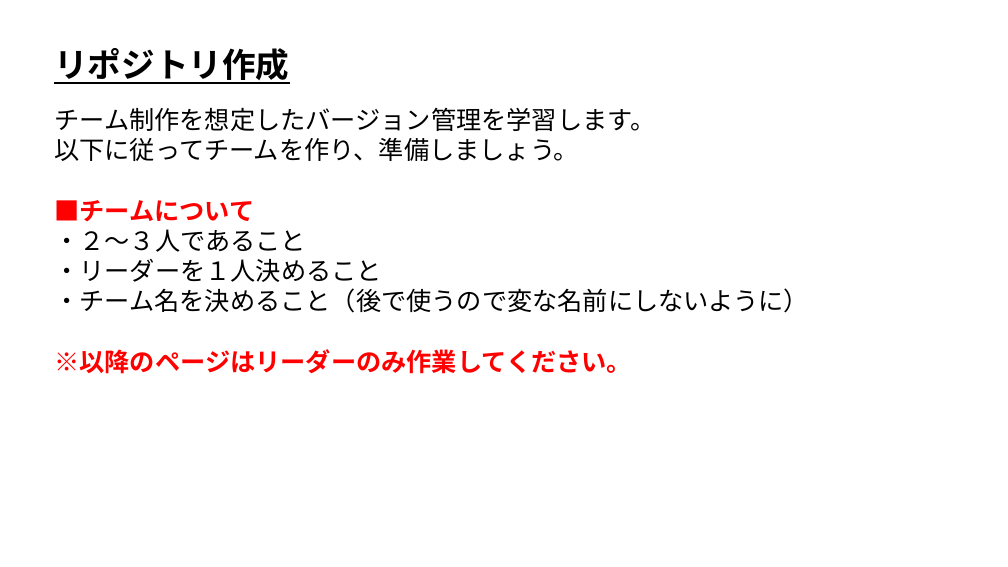
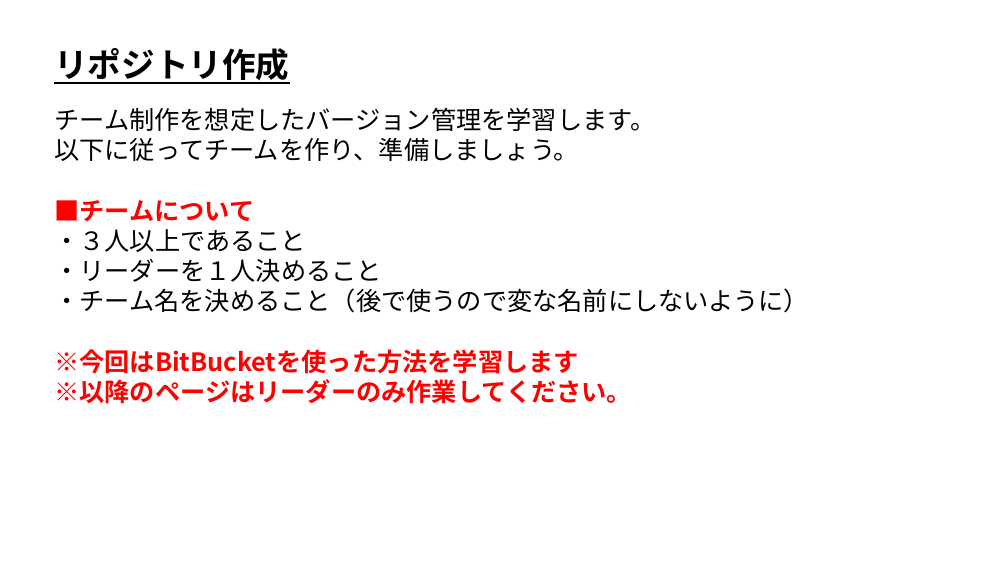
Before and after one commit to ArakiYusuke-Ohara/Textbook, a slide deck: slide 1 of ゲーム科2年/00_前期/ゲームエンジンⅢ/バージョン管理/02_リポジトリ作成.pptx. Drawn at 1008x567 pixels with LibreOffice and Linux fonts; fonts in the diff are those of the drawing. Boxes give left, top, right and bottom in pixels: in the first picture for what was removed or moved away, otherwise in the second. Text is boxed around its words. In the diff, an @@ line names an element or a change of style, - is before the commit and + after.

```diff
--- a/ゲーム科2年/00_前期/ゲームエンジンⅢ/バージョン管理/02_リポジトリ作成.pptx
+++ b/ゲーム科2年/00_前期/ゲームエンジンⅢ/バージョン管理/02_リポジトリ作成.pptx
@@ text at bbox=[54, 229, 306, 252]: text changed @@
-・２～３人であること
+・３人以上であること
@@ text at bbox=[54, 349, 579, 374]: paragraph added @@
+※今回はBitBucketを使った方法を学習します
```
Also in this commit, not shown: 1 other slide changed, 9 other files.
